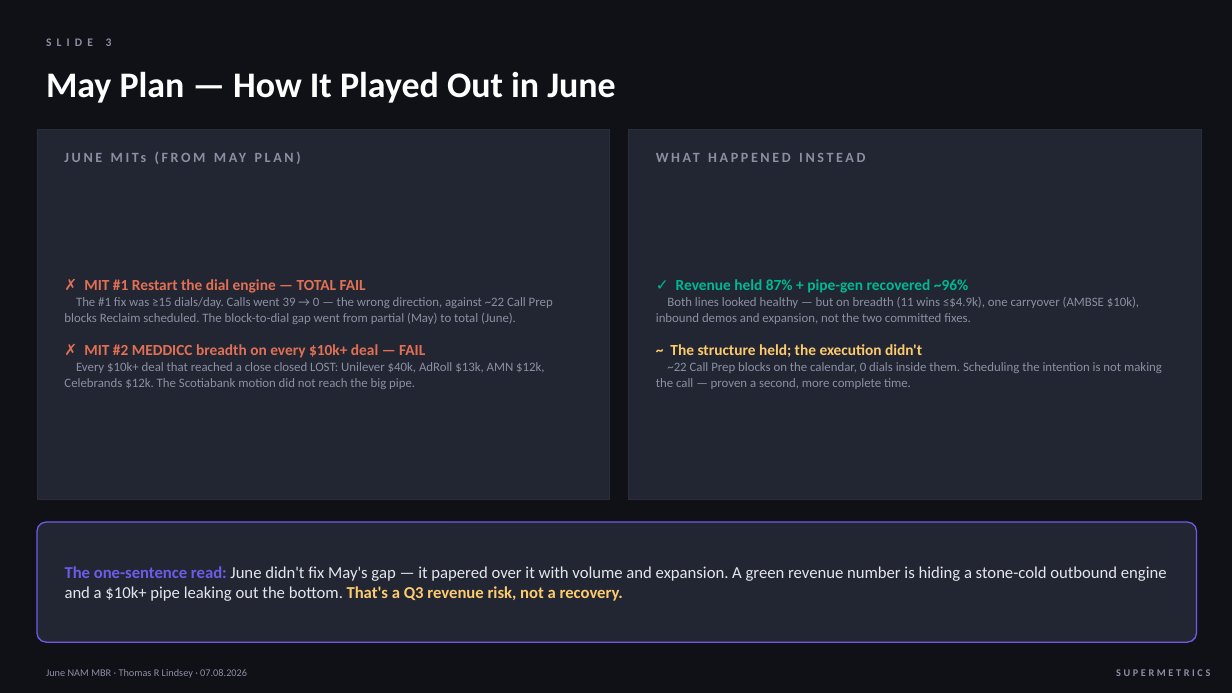
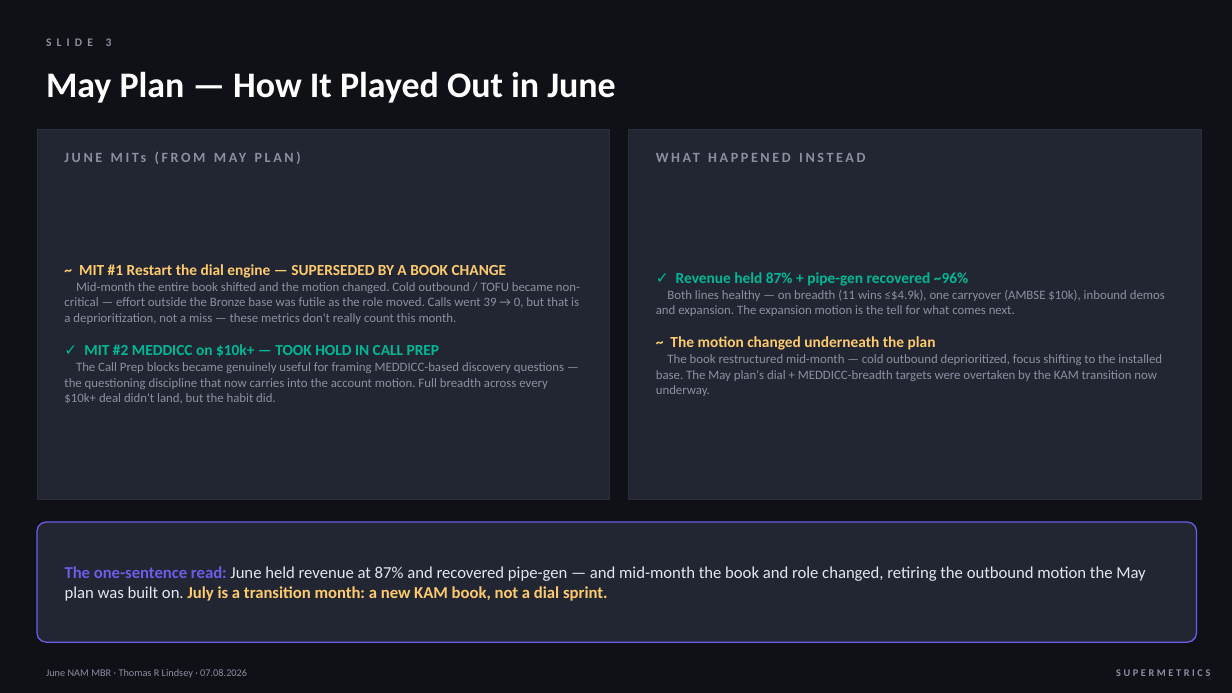
Before and after one commit to thommi2phones/Sales-Coach, a slide deck: slide 3 of June_2026_NAM_MBR.pptx. Drawn at 1232x693 pixels with LibreOffice and Linux fonts; fonts in the diff are those of the drawing. Boxes give left, top, right and bottom in pixels: in the first picture for what was removed or moved away, otherwise in the second. Text is boxed around its words. In the diff, an @@ line names an element or a change of style, - is before the commit and + after.

```diff
--- a/June_2026_NAM_MBR.pptx
+++ b/June_2026_NAM_MBR.pptx
@@ text at box(64, 264, 580, 403): text changed @@
-✗ MIT #1 Restart the dial engine — TOTAL FAIL
-The #1 fix was ≥15 dials/day. Calls went 39 → 0 — the wrong direction, against ~22 Call Prep blocks Reclaim scheduled. The block-to-dial gap went from partial (May) to total (June).
-✗ MIT #2 MEDDICC breadth on every $10k+ deal — FAIL
-Every $10k+ deal that reached a close closed LOST: Unilever $40k, AdRoll $13k, AMN $12k, Celebrands $12k. The Scotiabank motion did not reach the big pipe.
+~ MIT #1 Restart the dial engine — SUPERSEDED BY A BOOK CHANGE
+Mid-month the entire book shifted and the motion changed. Cold outbound / TOFU became non-critical — effort outside the Bronze base was futile as the role moved. Calls went 39 → 0, but that is a deprioritization, not a miss — these metrics don't really count this month.
+✓ MIT #2 MEDDICC on $10k+ — TOOK HOLD IN CALL PREP
+The Call Prep blocks became genuinely useful for framing MEDDICC-based discovery questions — the questioning discipline that now carries into the account motion. Full breadth across every $10k+ deal didn't land, but the habit did.
@@ text at box(656, 272, 1165, 396): text changed @@
-✓ Revenue held 87% + pipe-gen recovered ~96%
-Both lines looked healthy — but on breadth (11 wins ≤$4.9k), one carryover (AMBSE $10k), inbound demos and expansion, not the two committed fixes.
-~ The structure held; the execution didn't
-~22 Call Prep blocks on the calendar, 0 dials inside them. Scheduling the intention is not making the call — proven a second, more complete time.
+✓ Revenue held 87% + pipe-gen recovered ~96%
+Both lines healthy — on breadth (11 wins ≤$4.9k), one carryover (AMBSE $10k), inbound demos and expansion. The expansion motion is the tell for what comes next.
+~ The motion changed underneath the plan
+The book restructured mid-month — cold outbound deprioritized, focus shifting to the installed base. The May plan's dial + MEDDICC-breadth targets were overtaken by the KAM transition now underway.
@@ text at box(65, 566, 1145, 601): text changed @@
-The one-sentence read: June didn't fix May's gap — it papered over it with volume and expansion. A green revenue number is hiding a stone-cold outbound engine and a $10k+ pipe leaking out the bottom. That's a Q3 revenue risk, not a recovery.
+The one-sentence read: June held revenue at 87% and recovered pipe-gen — and mid-month the book and role changed, retiring the outbound motion the May plan was built on. July is a transition month: a new KAM book, not a dial sprint.
```
Also in this commit, not shown: 5 other slides changed, 6 slides added, 8 slides removed, 1 other file.
